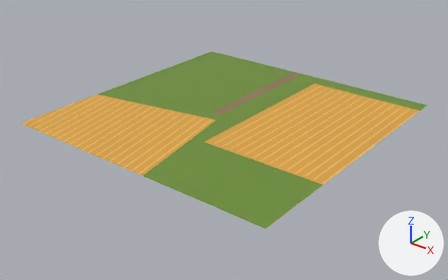
The glTF model public/assets/layouts/D-CROSSING.chunks/crossing-5-1.glb: old version first, new version second.
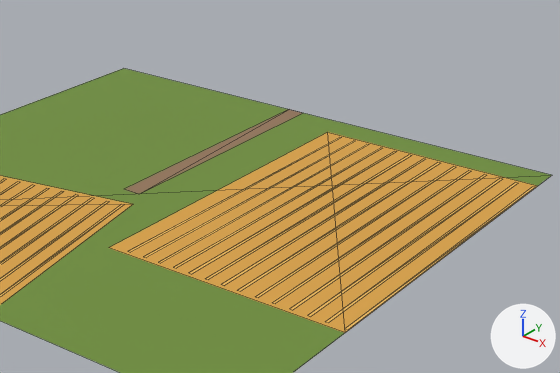
There are two pictures of each version: one whole from a camera (50 mm lens) standing at (171.4, -205.4, 85.5) and looking at (50.7, -54.5, -8.1), one close up on the part from 33% to 96% of the width and 6% to 73% of the height. Arrows for +X, +Y and +Z are at lower right; the lights stay in place. The last two pictures show the newer version. The close-ups show mesh edges as thin lines.

Script lines for the objects in view, before the commit:
```python
me_countryside_092 = bpy.data.meshes.new('countryside.092')
me_countryside_092.from_pydata(...)  # 148 vertices, 74 faces; spans x 0.0..100.0, y -100.0..0.0, z 0.0
# faces by material slot: [2, 4, 66, 2]
me_countryside_092.materials.append(mat_pal_grass)  # green #6f8f3a
me_countryside_092.materials.append(mat_pal_mustard)  # orange #dba345
me_countryside_092.materials.append(mat_pal_mustardlight)  # orange #edbd62
me_countryside_092.materials.append(mat_pal_trouserlight)  # brown #93745a
ob_crossing_5_1 = bpy.data.objects.new('crossing-5-1', me_countryside_092)
ob_crossing_5_1.location = (0.0, 0.0, 0.0)
```
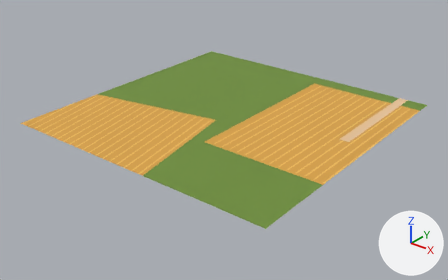
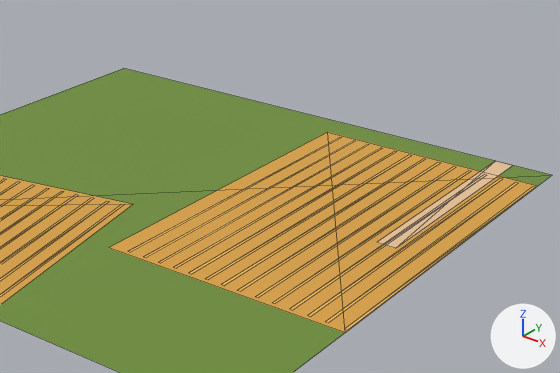
Location of each change, (x1, y1, x2, y2) in pixels of the close-ups (560 x 373 px; the box of a moved part takes in the faces that stretch with it):
'crossing-5-1', recoloured, reshaped: (0, 68, 552, 373) in both
part 1 of me_countryside_092, moved or reshaped: before (124, 109, 302, 194); after (377, 161, 513, 248)
part 2 of me_countryside_092, recoloured: before (124, 109, 302, 194); after (377, 161, 513, 248)

The edits, one by one:
Material 'pal_canvasTan' (mat_pal_canvastan) is new.
Its base color is (0.799, 0.546, 0.323) (beige #e7c39a).
Its roughness is 0.85.
me_countryside_092 has 148 vertices, 74 faces and spans x 0.0..100.0, y -100.0..0.0, z 0.0.
me_countryside_092 is used by ob_crossing_5_1; location (0.0, 0.0, 0.0).
Part 1, on me_countryside_092:
Vertex 144 of me_countryside_092 moves from (47.4, -53.1, 0.0) at pixel (138, 194) to (92.6, -44.4, 0.0) at pixel (395, 248).
Vertex 145 of me_countryside_092 moves from (44.0, 0.0, 0.0) at pixel (289, 109) to (89.2, 0.0, 0.0) at pixel (495, 160).
Vertex 146 of me_countryside_092 moves from (44.0, -53.1, 0.0) at pixel (123, 189) to (89.2, -44.4, 0.0) at pixel (376, 242).
Vertex 147 of me_countryside_092 moves from (47.4, 0.0, 0.0) at pixel (303, 112) to (92.6, 0.0, 0.0) at pixel (513, 165).
me_countryside_092 part 2: all 2 faces that had it switch from mat_pal_trouserlight (brown #93745a) to mat_pal_canvastan (beige #e7c39a).
